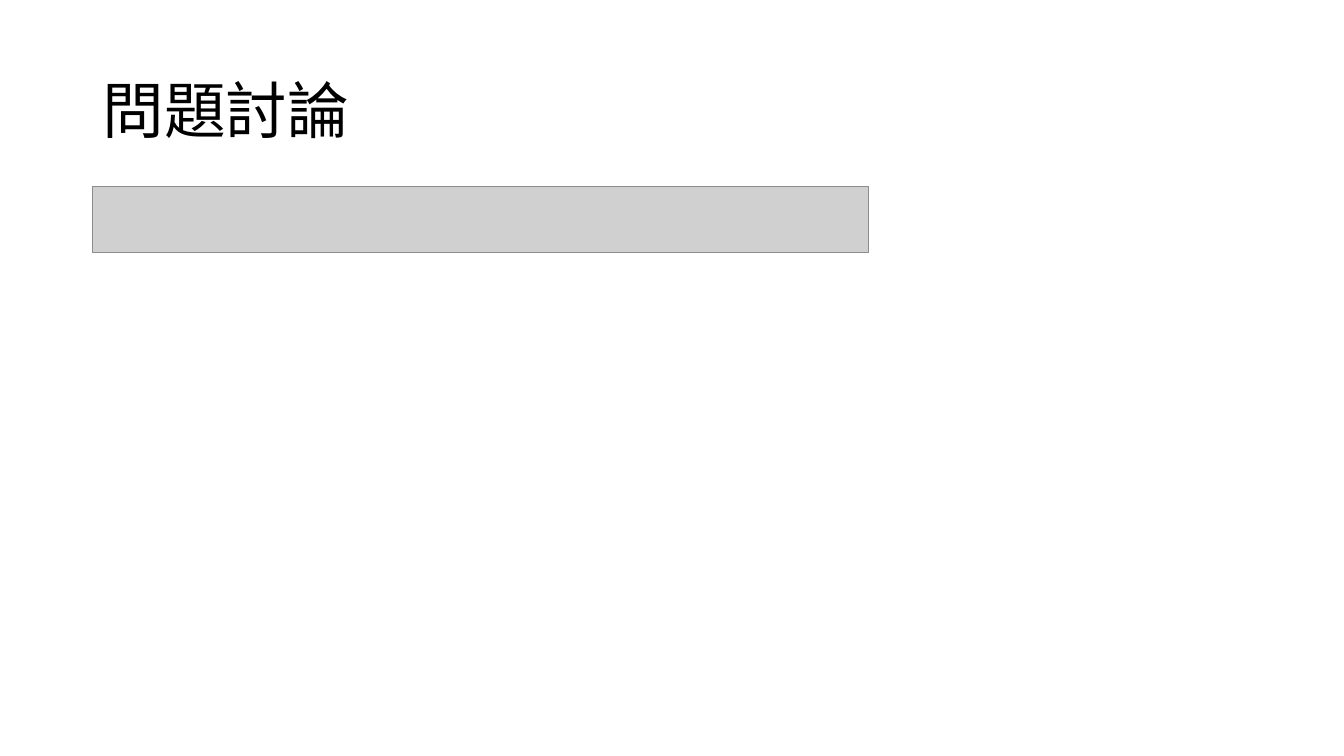
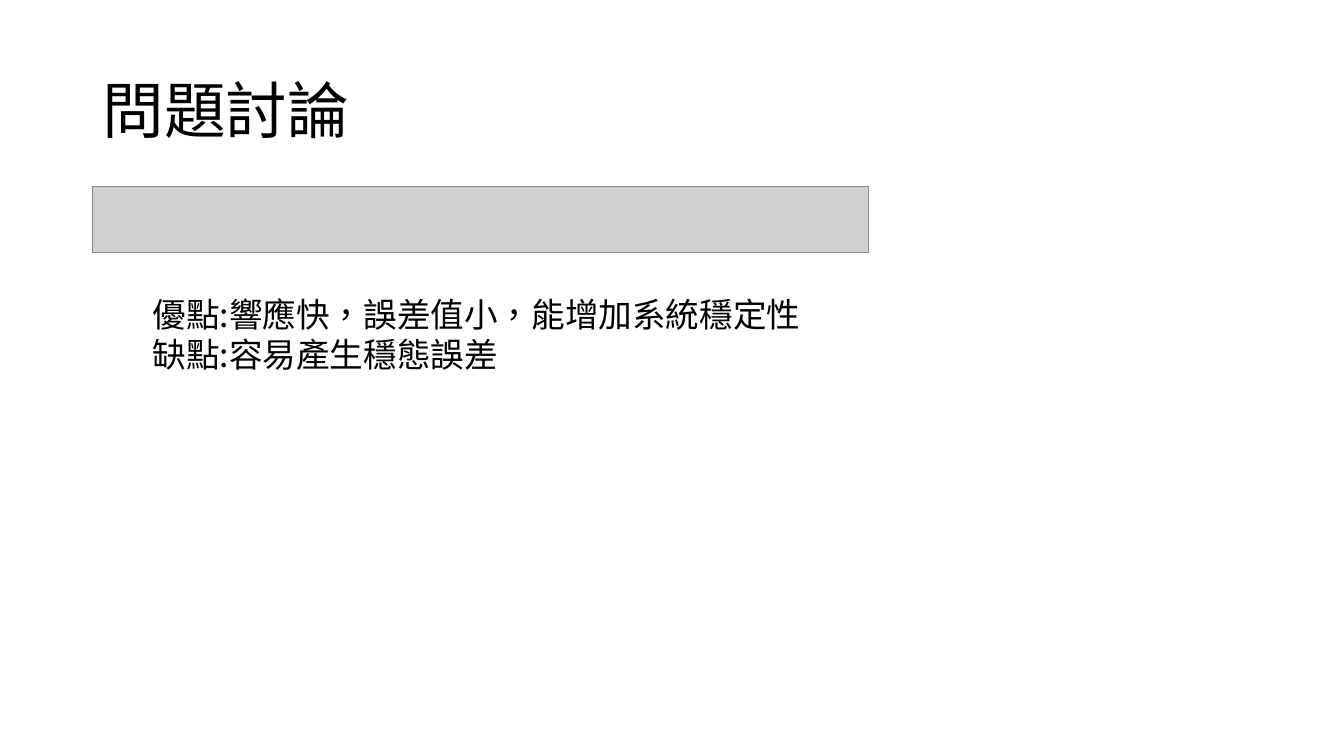
Before and after one commit to yeyi58095/control_lab, a slide deck: slide 26 of 實驗四/presentation/實驗四_第二組_葉彥辰_郭亮佑_蘇昱嘉.pptx. Drawn at 1344x756 pixels with LibreOffice and Linux fonts; fonts in the diff are those of the drawing; grey boxes stand for pictures. Boxes give left, top, right and bottom in pixels: in the first picture for what was removed or moved away, otherwise in the second. Text is boxed around its words. In the diff, an @@ line names an element or a change of style, - is before the commit and + after.

Commit message:
update the ppt

```diff
--- a/實驗四/presentation/實驗四_第二組_葉彥辰_郭亮佑_蘇昱嘉.pptx
+++ b/實驗四/presentation/實驗四_第二組_葉彥辰_郭亮佑_蘇昱嘉.pptx
@@ text added at (153,298,801,370), 24 pt, text #000000 @@
+優點:響應快，誤差值小，能增加系統穩定性
+缺點:容易產生穩態誤差
```
Also in this commit, not shown: 2 other slides changed, 2 other files.
